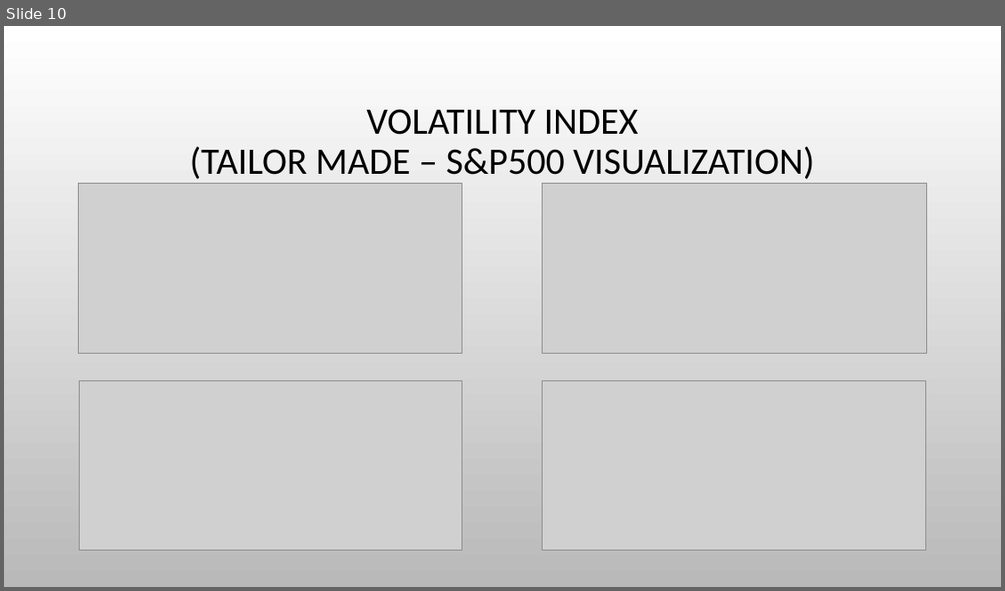
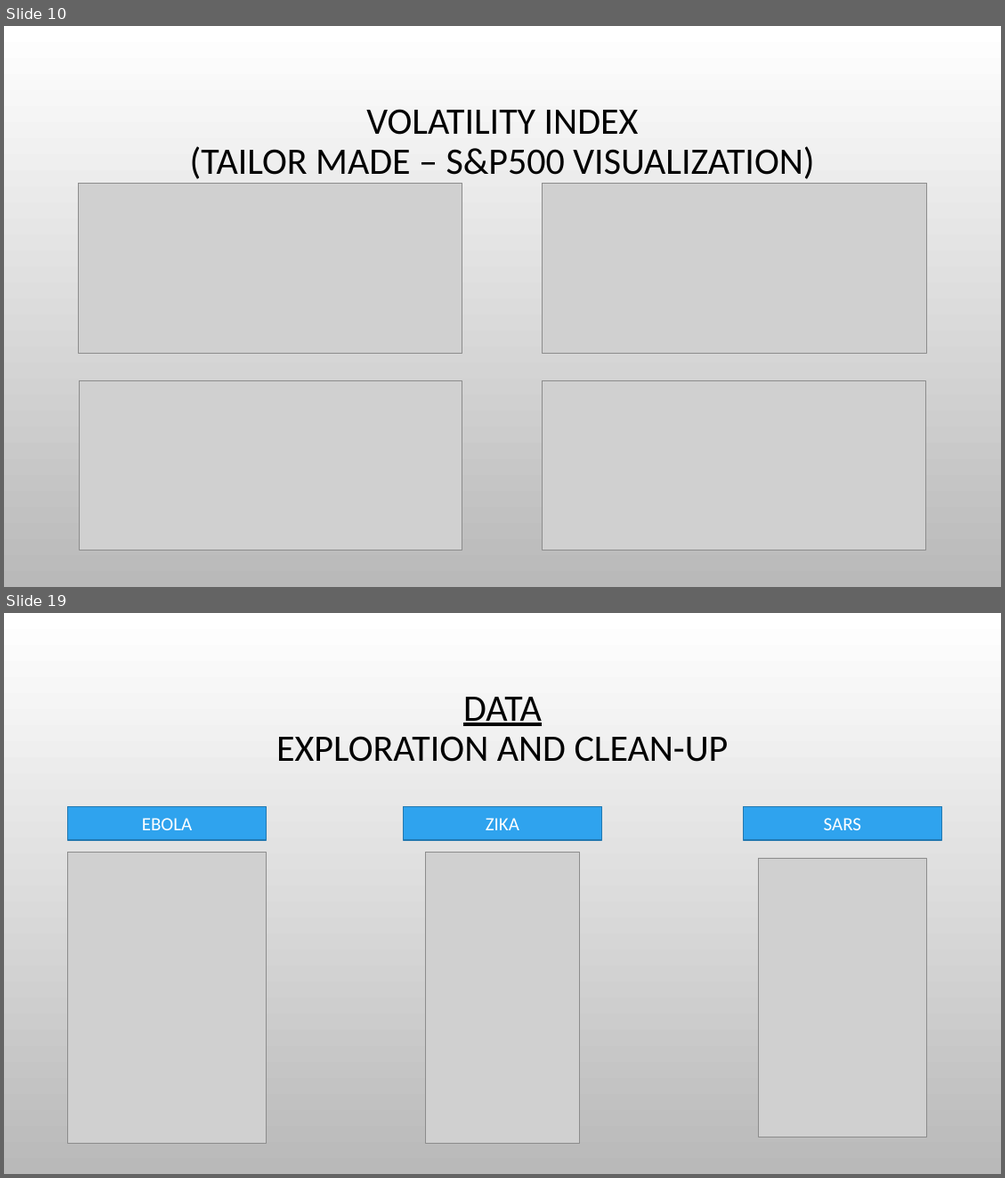
Before and after one commit to sunwukong76/GroupProject1, a slide deck: Code/Andres_Mejia/Visualizations_AM.pptx. Shown one above the other, each under a label of ours: slide 10 before the commit, slides 10 and 19 after it; the slides between them are not shown. The pictures are 1005x591 and 1005x1178 pixels, drawn with LibreOffice and Linux fonts; fonts in the diff are those of the drawing; grey boxes stand for pictures; background and template pictures are left out. Boxes give left, top, right and bottom in pixels: in the first picture for what was removed or moved away, otherwise in the second. Text is boxed around its words. In the diff, an @@ line names an element or a change of style, - is before the commit and + after.

```diff
--- a/Code/Andres_Mejia/Visualizations_AM.pptx
+++ b/Code/Andres_Mejia/Visualizations_AM.pptx
@@ slide 19 added at box(4, 613, 1001, 1174), background picture (left out) @@
@@ title added at box(276, 697, 728, 762), 36 pt, text #000000 @@
+DATA
+EXPLORATION AND CLEAN-UP
@@ rectangle added at box(67, 807, 266, 840), fill #2FA3EE, outline #2379B0 1.25 pt, 18 pt, text #FFFFFF @@
+EBOLA
@@ rectangle added at box(404, 807, 601, 840), fill #2FA3EE, outline #2379B0 1.25 pt, 18 pt, text #FFFFFF @@
+ZIKA
@@ rectangle added at box(744, 807, 942, 840), fill #2FA3EE, outline #2379B0 1.25 pt, 18 pt, text #FFFFFF @@
+SARS
@@ picture added at box(67, 852, 266, 1143) @@
@@ picture added at box(426, 852, 580, 1143) @@
@@ picture added at box(758, 858, 926, 1137) @@
```
Also in this commit, not shown: 8 other slides added.
